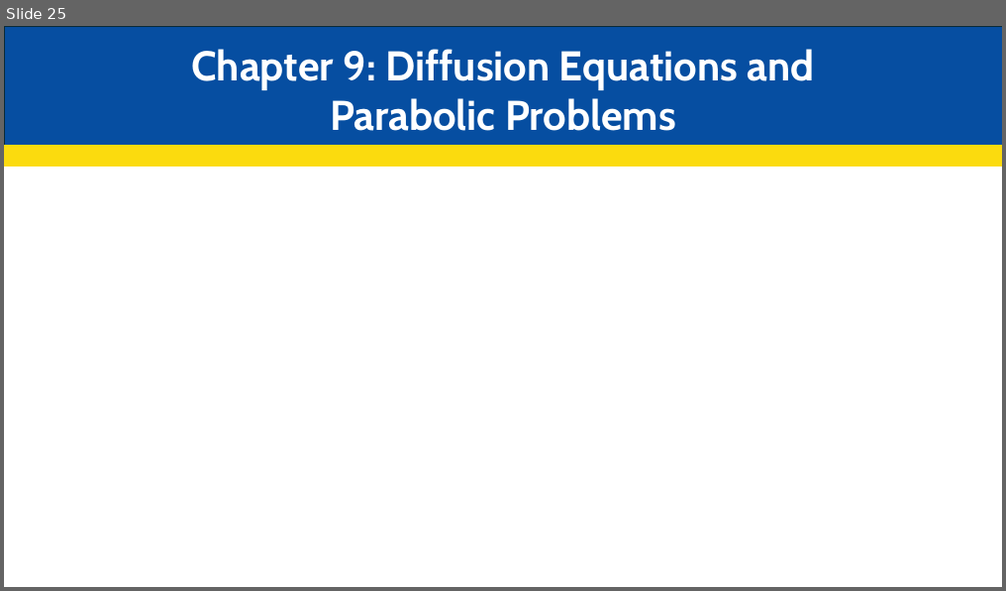
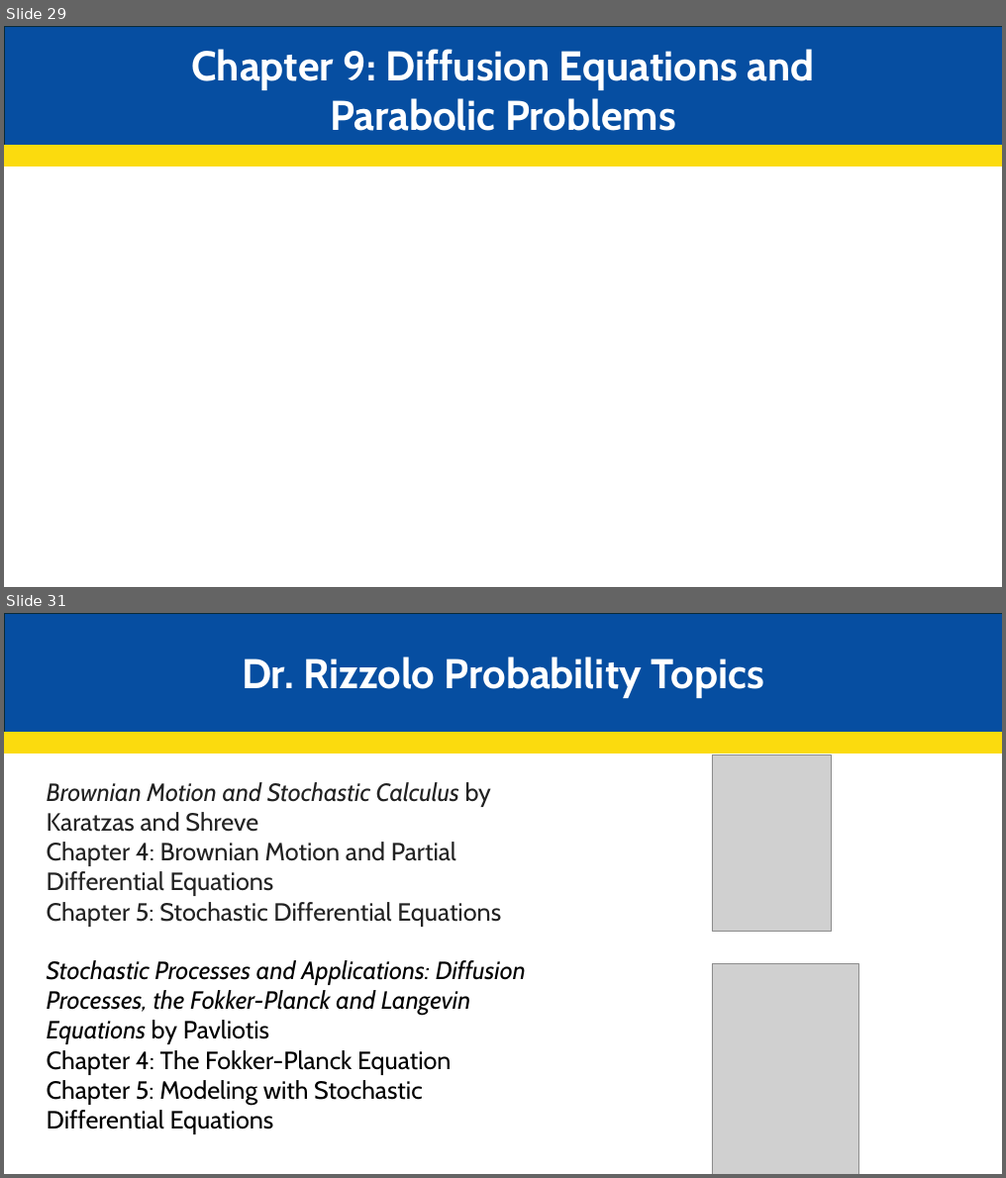
Before and after one commit to JakeCisc210/Candidacy, a slide deck: Reading Course/Presentations/Game Theory Twelve.pptx. Shown one above the other, each under a label of ours: slide 25 before the commit, slides 29 and 31 after it; the slides between them are not shown. The pictures are 1006x591 and 1006x1178 pixels, drawn with LibreOffice and Linux fonts; fonts in the diff are those of the drawing; grey boxes stand for pictures. Boxes give left, top, right and bottom in pixels: in the first picture for what was removed or moved away, otherwise in the second. Text is boxed around its words. In the diff, an @@ line names an element or a change of style, - is before the commit and + after.

```diff
--- a/Reading Course/Presentations/Game Theory Twelve.pptx
+++ b/Reading Course/Presentations/Game Theory Twelve.pptx
@@ slide 31 added at [4, 613, 1002, 1174], background #FFFFFF @@
@@ rectangle added at [5, 613, 1002, 733], fill #064EA1, outline #092A39 1.5 pt @@
@@ text added at [242, 657, 763, 698], 40 pt, text #FFFFFF, bold @@
+Dr. Rizzolo Probability Topics
@@ rectangle added at [4, 733, 1002, 753], fill #FBDB0E, outline #FBDB0E 1.5 pt @@
@@ picture added at [712, 756, 832, 931] @@
@@ text added at [47, 782, 501, 927], 24 pt, text #222222 @@
+Brownian Motion and Stochastic Calculus by Karatzas and Shreve
+Chapter 4: Brownian Motion and Partial Differential Equations
+Chapter 5: Stochastic Differential Equations
@@ text added at [47, 960, 526, 1135], 24 pt, text #000000 @@
+Stochastic Processes and Applications: Diffusion Processes, the Fokker-Planck and Langevin Equations by Pavliotis
+Chapter 4: The Fokker-Planck Equation
+Chapter 5: Modeling with Stochastic Differential Equations
@@ picture added at [712, 964, 859, 1174] @@
@@ what was slide 25 is now slide 29 @@
```
Also in this commit, not shown: 2 slides changed, 7 other slides added, 1 slide removed, 1 other file.
